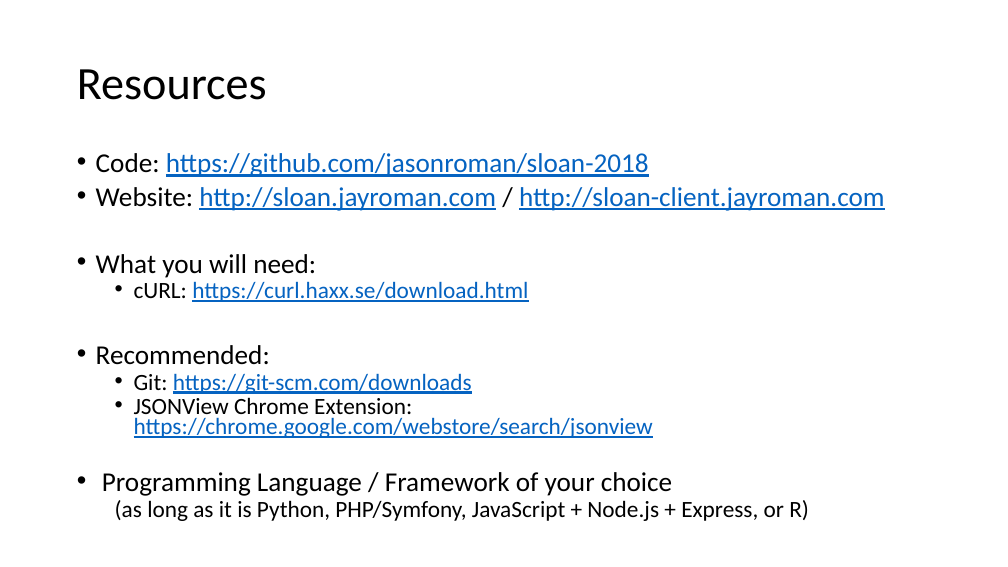
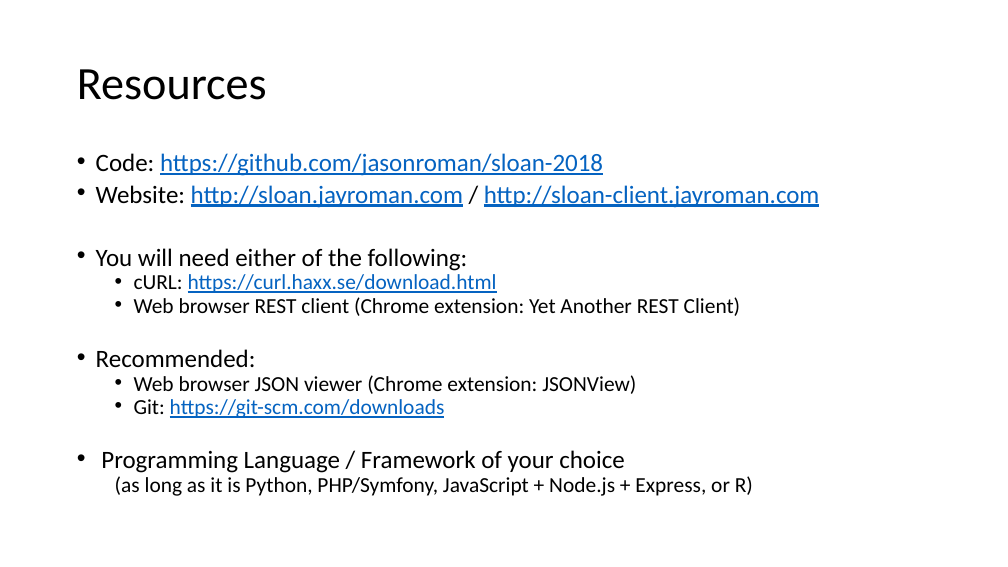
Before and after one commit to jasonroman/sloan-2018, a slide deck: slide 2 of presentation/rest-api-json-graphing.pptx. Drawn at 1008x567 pixels with LibreOffice and Linux fonts; fonts in the diff are those of the drawing. Boxes give left, top, right and bottom in pixels: in the first picture for what was removed or moved away, otherwise in the second. Text is boxed around its words. In the diff, an @@ line names an element or a change of style, - is before the commit and + after.

Commit message:
Presentation updates

```diff
--- a/presentation/rest-api-json-graphing.pptx
+++ b/presentation/rest-api-json-graphing.pptx
@@ text at (x1=96, y1=153, x2=820, y2=496): size 25.9 to 23.8 pt in "Code: https://github.com/jasonroman/sloan-2018", "Website: http://sloan.jayroman.com / http://sloan-client.jay ...", "Recommended:", "Programming Language / Framework of your choice"; size 22.2 to 20.4 pt in "cURL: https://curl.haxx.se/download.html", "Git: https://git-scm.com/downloads", "(as long as it is Python, PHP/Symfony, ..." @@
@@ text at (x1=96, y1=248, x2=468, y2=271): text changed; size 25.9 to 23.8 pt @@
-• What you will need:
+• You will need either of the following:
@@ text at (x1=134, y1=297, x2=741, y2=316): paragraph added @@
+  • Web browser REST client (Chrome extension: Yet Another REST Client)
@@ text at (x1=134, y1=375, x2=636, y2=394): paragraph added @@
+  • Web browser JSON viewer (Chrome extension: JSONView)
@@ text at (x1=134, y1=397, x2=653, y2=438): paragraph removed @@
-  • JSONView Chrome Extension: https://chrome.google.com/webstore/search/jsonview
```
